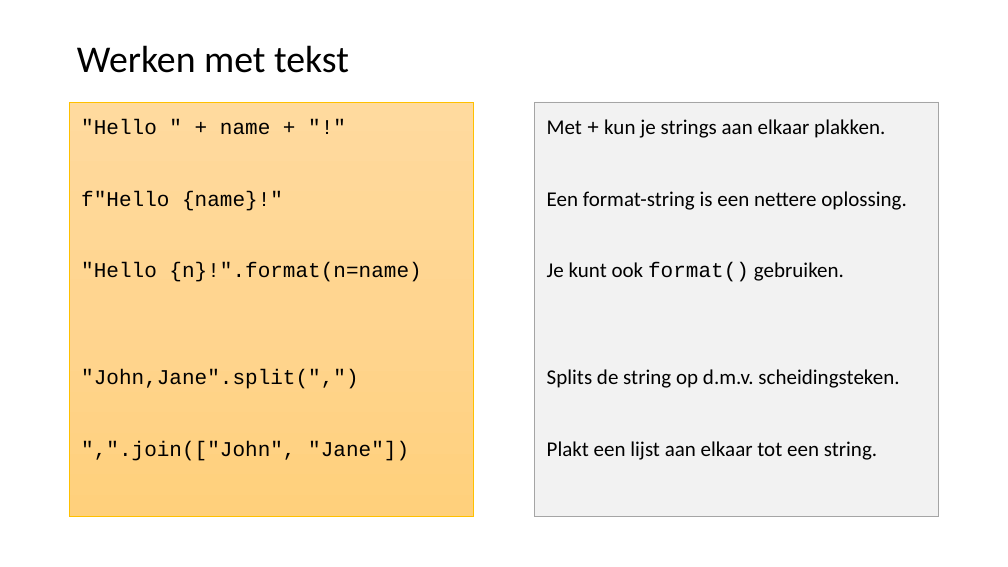
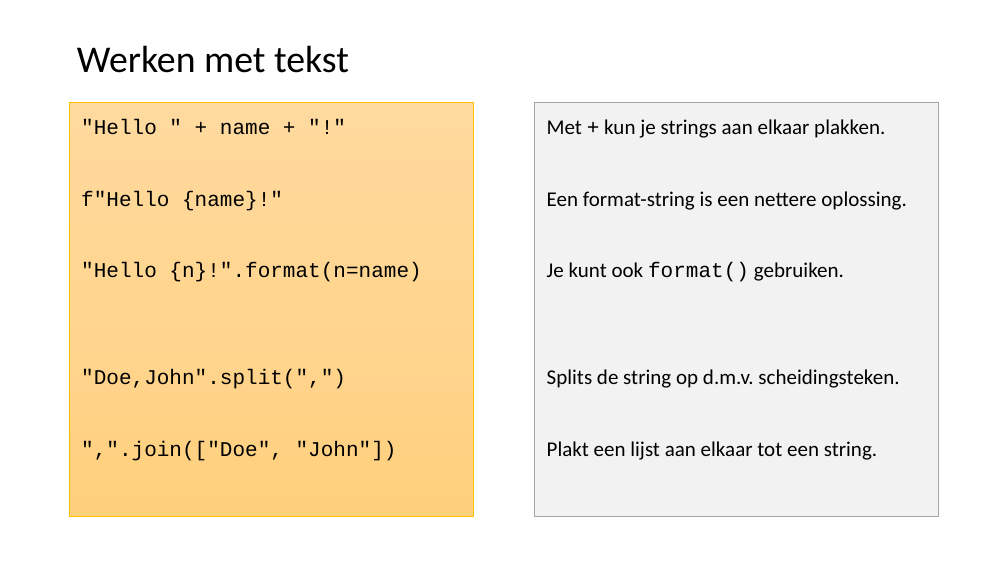
Before and after one commit to LFKoning/knowledge-sharing, a slide deck: slide 25 of python_trainees/1_basics_classes/python_traineeship_1.pptx. Drawn at 1008x567 pixels with LibreOffice and Linux fonts; fonts in the diff are those of the drawing. Boxes give left, top, right and bottom in pixels: in the first picture for what was removed or moved away, otherwise in the second. Text is boxed around its words. In the diff, an @@ line names an element or a change of style, - is before the commit and + after.

```diff
--- a/python_trainees/1_basics_classes/python_traineeship_1.pptx
+++ b/python_trainees/1_basics_classes/python_traineeship_1.pptx
@@ text at (x1=81, y1=369, x2=397, y2=461): text changed @@
-"John,Jane".split(",")
-",".join(["John", "Jane"])
+"Doe,John".split(",")
+",".join(["Doe", "John"])
```
Also in this commit, not shown: 7 other files.
